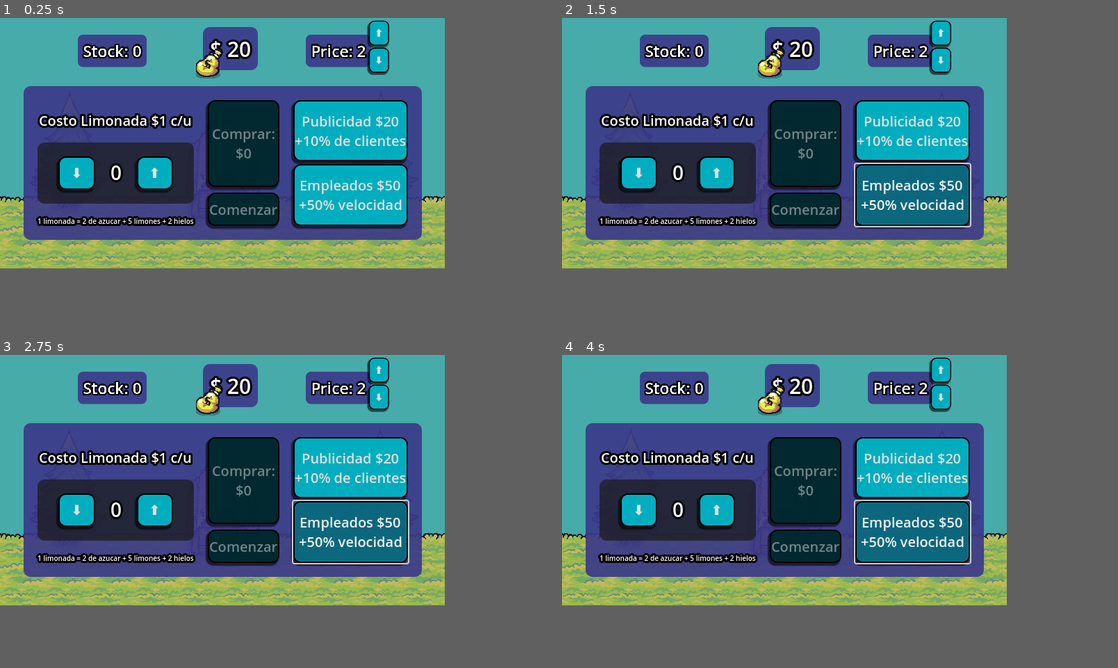
Above: before the commit, frames 1-4 (two rows, left to right).
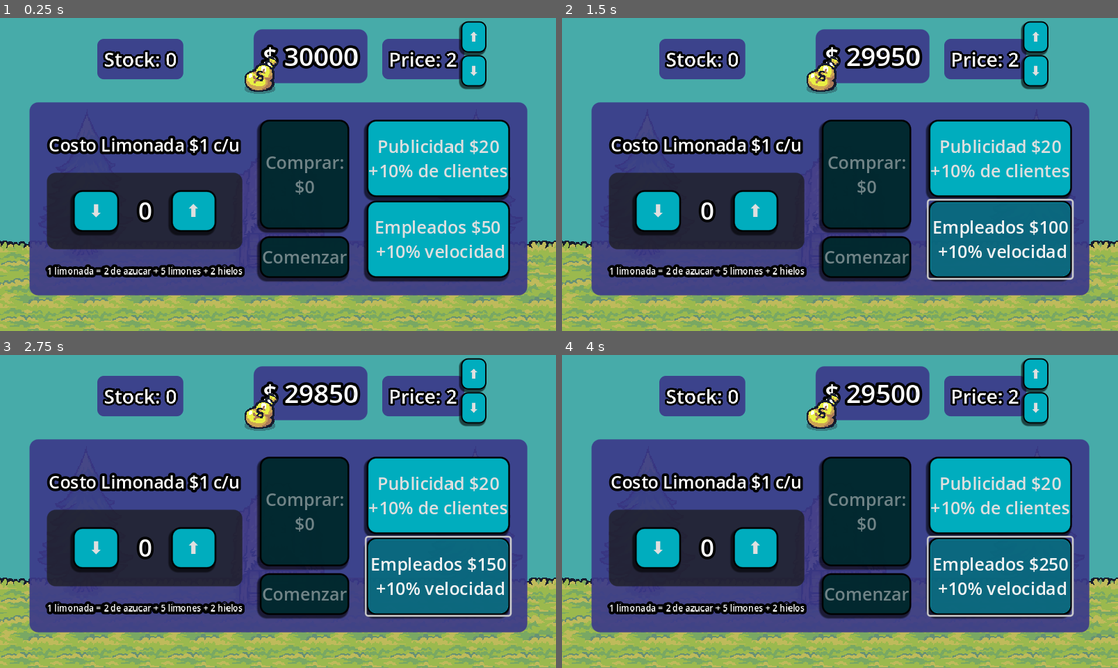
Above: after the commit, the same moments.

Repository: bluuweb/godot-4-firebase-lemonade-game
Game: Godot game, scene res://scenes/world.tscn
Same seed, same stepped clock (60 frames per second), same inputs: the game is played once before the commit and once after it.
Inputs (mouse positions are in pixels of both pictures, inside the frame that each line leads up to):
- Up to frame 1 (0.25 s): no input
- Up to frame 2 (1.5 s): click "Publicidad $20 +10% de client…" at 0.5 s; click (912, 193) at 1.25 s, where only the run before the commit has a clickable "Empleados $50 +50% velocidad"
- Up to frame 3 (2.75 s): click (350, 533) at 2 s, where only the run after the commit has a clickable "Empleados $100 +10% velocidad"
- Up to frame 4 (4 s): click (912, 533) at 2.75 s, where only the run after the commit has a clickable "Empleados $150 +10% velocidad"; click (912, 533) at 3.5 s, where only the run after the commit has a clickable "Empleados $200 +10% velocidad"
In our replay, the window is 640x360 before the commit and 800x450 after it. These sizes can differ from the game's own. Grey fills any space a smaller window leaves; there, only what the larger window draws over its background counts as a difference.

The runs differ from the first frame. In frame 1, 75% of the frame differs, in the area x 0-100%, y 0-100%; in frame 2, 76%; in frame 3, 76%; in frame 4, 76%.

Commit message:
se agregó mejora de empleados

Diff:
--- a/TODO.cfg
+++ b/TODO.cfg
@@ -1,22 +1,25 @@
 [Tareas pendientes]
 
-item0="Cuando el tiempo llegue a cero, habilitar el modal para comprar stock"
+item2="🍋 INICIAR SESION AL COMENZAR EL JUEGO"
+item3="🍋 TABLA DE POSICIONES SEGÚN PROFIT EN TIEMPO REAL"
 item1="Agregar días al UI y Global"
-item2="Inicar sesión al comenzar el juego"
-item3="Tabla de posiciones por jugador"
 item4="Hacer gameOver (dejar nombre jugador registrado)"
-item5="Acelerar el tiempo en los días"
 item6="Agregar upgrades - propinas"
 item7="Agregar animaciones al modal"
 item8="Logros Win:
 \"Vende 50 limonadas en una partida\"
 \"Gana $100 en una ronda\"
 \"Mejora tu stand al nivel máximo\""
+item9="Upgrade: vender limonada XL, Limonadas con sabores, energizantes, etc."
+item0="TODO"
 
 [Tareas en proceso]
 
-item7="Mejorar la UI"
+__none__="null"
 
 [Tareas finalizadas]
 
+item7="Mejorar la UI"
+item1="Cuando el tiempo llegue a cero, habilitar el modal para comprar stock"
 item0="Inventar Modal"
+item2="upgrade de empleados"
--- a/project.godot
+++ b/project.godot
@@ -24,7 +24,8 @@
 
 window/size/viewport_width=640
 window/size/viewport_height=360
-window/size/initial_position=Vector2i(960, 540)
+window/size/window_width_override=1280
+window/size/window_height_override=720
 window/stretch/mode="canvas_items"
 
 [editor_plugins]
--- a/scenes/cart.tscn
+++ b/scenes/cart.tscn
@@ -34,4 +34,21 @@
 position = Vector2(7.5, 60)
 shape = SubResource("RectangleShape2D_cp1eu")
 
+[node name="ProgressBar" type="ProgressBar" parent="."]
+offset_left = -96.0
+offset_top = 13.0
+offset_right = 104.0
+offset_bottom = 40.0
+value = 50.0
+show_percentage = false
+
+[node name="LabelWaitTimeLimonade" type="Label" parent="."]
+offset_left = -80.0
+offset_top = 5.0
+offset_right = 80.0
+offset_bottom = 22.0
+text = "Preparando limonada..."
+
+[node name="TimerWaitLimonade" type="Timer" parent="."]
+
 [connection signal="area_entered" from="." to="." method="_on_area_entered"]
--- a/scenes/modalBuyStock.tscn
+++ b/scenes/modalBuyStock.tscn
@@ -101,19 +101,20 @@
 [node name="VBoxContainer3" type="VBoxContainer" parent="MarginContainer/GridContainer"]
 layout_mode = 2
 
-[node name="Button" type="Button" parent="MarginContainer/GridContainer/VBoxContainer3"]
+[node name="ButtonBuyPublished" type="Button" parent="MarginContainer/GridContainer/VBoxContainer3"]
 layout_mode = 2
 size_flags_vertical = 3
 text = "Publicidad $20
 +10% de clientes"
 
-[node name="Button2" type="Button" parent="MarginContainer/GridContainer/VBoxContainer3"]
+[node name="ButtonBuyEmployee" type="Button" parent="MarginContainer/GridContainer/VBoxContainer3"]
 layout_mode = 2
 size_flags_vertical = 3
 text = "Empleados $50
-+50% velocidad"
++10% velocidad"
 
 [connection signal="pressed" from="MarginContainer/GridContainer/VBoxContainer/PanelContainerStock/GridContainer/ModalButtonDownStock" to="." method="_on_modal_button_down_stock_pressed"]
 [connection signal="pressed" from="MarginContainer/GridContainer/VBoxContainer/PanelContainerStock/GridContainer/ModalButtonUpStock" to="." method="_on_modal_button_up_stock_pressed"]
 [connection signal="pressed" from="MarginContainer/GridContainer/VBoxContainer2/ButtonBuy" to="." method="_on_button_buy_pressed"]
 [connection signal="pressed" from="MarginContainer/GridContainer/VBoxContainer2/ButtonStart" to="." method="_on_button_start_pressed"]
+[connection signal="pressed" from="MarginContainer/GridContainer/VBoxContainer3/ButtonBuyEmployee" to="." method="_on_button_buy_employee_pressed"]
--- a/scenes/person.tscn
+++ b/scenes/person.tscn
@@ -378,10 +378,8 @@
 
 [node name="AnimatedSprite2D" type="AnimatedSprite2D" parent="."]
 sprite_frames = SubResource("SpriteFrames_87yqb")
-animation = &"tnt"
+animation = &"idle_blue_knight"
 autoplay = "walk_green_gobling"
-frame = 8
-frame_progress = 1.0
 
 [node name="CollisionShape2D" type="CollisionShape2D" parent="."]
 position = Vector2(20, 20)
--- a/scenes/ui.tscn
+++ b/scenes/ui.tscn
@@ -7,6 +7,7 @@
 [ext_resource type="PackedScene" uid="uid://b8jjku5hsubfu" path="res://scenes/modalBuyStock.tscn" id="6_hsenu"]
 
 [node name="UI" type="CanvasLayer"]
+process_mode = 3
 script = ExtResource("1_8ocg0")
 cursor_image = ExtResource("2_wq7m6")
 
@@ -36,6 +37,7 @@
 grow_horizontal = 2
 
 [node name="AnimatedGold" parent="UIProfit" instance=ExtResource("4_ncbrl")]
+process_mode = 3
 position = Vector2(4, 43)
 scale = Vector2(0.9, 0.9)
 
--- a/scripts/cart.gd
+++ b/scripts/cart.gd
@@ -4,8 +4,26 @@
 # Guardar al personaje que espera (cuando no hay stock)
 var is_person_wait_stock: Person = null
 
+@onready var progress_bar: ProgressBar = $ProgressBar
+@onready var label_wait_time_limonade: Label = $LabelWaitTimeLimonade
+@onready var timer_wait_limonade: Timer = $TimerWaitLimonade
+
 func _ready() -> void:
 	Global.update_stock_signal.connect(stock_available)
+	config_inital_timer()
+	toggle_wait_time_ui(false)
+
+func config_inital_timer():
+	timer_wait_limonade.connect("timeout", on_timer_out_wait_limonade)
+	timer_wait_limonade.one_shot = true
+
+func toggle_wait_time_ui(state: bool):
+	if state:
+		progress_bar.show()
+		label_wait_time_limonade.show()
+	else:
+		progress_bar.hide()
+		label_wait_time_limonade.hide()
 
 func stock_available():
 	print("person_wait_stock: ", is_person_wait_stock)
@@ -29,6 +47,34 @@
 
 func person_wait_order(person: Person):
 	if person.money >= Global.price:
-		person.wait_and_walk("normal", 1.5)
+		person.wait_and_walk("normal", Global.time_wait_for_limonade)
 	else:
-		person.wait_and_walk("no_money", 1.5)
+		person.wait_and_walk("no_money", Global.time_wait_for_limonade)
+
+	active_progress_bar(Global.time_wait_for_limonade)
+
+func active_progress_bar(time: float):
+	# 1. reiniciar progress bar
+	progress_bar.value = 100
+
+	# 2. colocar el tiempo al timer
+	timer_wait_limonade.wait_time = time
+
+	# 3. activar el timer
+	timer_wait_limonade.start()
+
+	# 4. activar ui
+	toggle_wait_time_ui(true)
+
+# Actualizar la barra de progreso en cada frame
+func _process(delta: float) -> void:
+	if not timer_wait_limonade.is_stopped():
+		# Calcular el porcentaje de tiempo restante
+		var time_left = timer_wait_limonade.time_left
+		var total_time = timer_wait_limonade.wait_time
+		var progress = (time_left / total_time) * 100
+		progress_bar.value = progress
+
+# A los x segundos se acaba, representando el tiempo de preparación de limonadas
+func on_timer_out_wait_limonade():
+	toggle_wait_time_ui(false)
--- a/scripts/global.gd
+++ b/scripts/global.gd
@@ -1,10 +1,18 @@
 extends Node
 
 var price := 2
-var profit := 20
+var profit := 30000
 var stock := 0
-var time_game := 60
+var time_game := 30
 var bonus_time := 10
+var time_wait_for_limonade := 3.0
+
+# Upgrade games
+var employee_upgrade_percent = 0.1
+var employee_count = 1
+var employee_cost_base = 50
+var employee_cost = 50
+var employee_max_number = 57
 
 var http_request_get = HTTPRequest.new()
 var http_request_put = HTTPRequest.new()
@@ -27,6 +35,16 @@
 	http_request_put.request_completed.connect(self._http_request_put_completed)
 
 	# read_data()
+
+func employee_upgrade():
+	if employee_count >= employee_max_number:
+		return
+
+	update_profit(-employee_cost)
+	time_wait_for_limonade += -time_wait_for_limonade * employee_upgrade_percent
+	employee_count += 1
+	print("employee_count ", employee_count)
+	employee_cost = employee_count * employee_cost_base
 
 func sell_lemonade():
 	if(stock > 0):
--- a/scripts/modal_buy_stock.gd
+++ b/scripts/modal_buy_stock.gd
@@ -7,6 +7,7 @@
 @onready var modal_label_pre_stock: Label = %ModalLabelPreStock
 @onready var modal_button_down_stock: Button = %ModalButtonDownStock
 @onready var button_start: Button = %ButtonStart
+@onready var button_buy_employee: Button = $MarginContainer/GridContainer/VBoxContainer3/ButtonBuyEmployee
 
 # const UI = preload("res://scenes/ui.tscn")
 @onready var ui: CanvasLayer = $".."
@@ -24,8 +25,9 @@
 	button_buy.disabled = true
 	button_update_text()
 	label_stock_modal.text = str("Costo Limonada $", price_limonade_unit , " c/u")
+	button_start.disabled = true
+	update_button_buy_employee()
 
-	button_start.disabled = true
 func update_pre_stock(value: int):
 	pre_stock += value
 
@@ -58,6 +60,8 @@
 	update_pre_stock(-pre_stock)
 	button_buy.disabled = true
 
+	update_button_buy_employee()
+
 	if Global.stock > 0:
 		button_start.disabled = false
 
@@ -65,3 +69,27 @@
 func _on_button_start_pressed() -> void:
 	game_start.emit()
 	self.hide()
+
+# Aquí se compra un empleado y se reduce en un 10% la venta de limonada
+func _on_button_buy_employee_pressed() -> void:
+	if Global.profit >= Global.employee_cost:
+		if Global.employee_count >= Global.employee_max_number:
+			update_button_buy_employee()
+			return
+		Global.employee_upgrade()
+		update_button_buy_employee()
+		$"..".ui_profit.update_text("$ " + str(Global.profit))
+	else:
+		print("Profit insuficiente")
+
+func update_button_buy_employee():
+	if Global.employee_count >= Global.employee_max_number:
+		button_buy_employee.disabled = true
+		button_buy_employee.text = str("Empleados \n Full Upgrade")
+		return
+
+	button_buy_employee.text = str("Empleados $" , Global.employee_cost, "\n +10% velocidad")
+	if Global.profit >= Global.employee_cost:
+		button_buy_employee.disabled = false
+	else:
+		button_buy_employee.disabled = true
--- a/scripts/world.gd
+++ b/scripts/world.gd
@@ -20,7 +20,8 @@
 	pass
 
 func game_start():
-	print("Comenzó el juego")
+	get_tree().paused = false
+	$TimeLevel/LevelTimeOut.text = str(Global.time_game)
 	label_level_time_out.show()
 	timer_level.start()
 	generate_person()
@@ -33,7 +34,8 @@
 	return get_tree().get_nodes_in_group("people")
 
 func generate_person():
-	var random_time = randf_range(1, 3)
+	# Cuanto se demora en salir una nueva persona
+	var time_out_new_person = randf_range(1, 3)
 
 	#pathSelected = paths_array[randi_range(0, paths_array.size() - 1)]
 
@@ -41,7 +43,7 @@
 	#path1 = !path1
 
 	pathSelected = paths_array[0]
-	await get_tree().create_timer(random_time).timeout
+	await get_tree().create_timer(time_out_new_person).timeout
 	if people_active().size() < max_peoples:
 		# Crear una nueva persona
 		var person = PERSON.instantiate()
@@ -62,5 +64,11 @@
 
 # Temporizador del nivel
 func _on_timer_level_timeout() -> void:
+	if Global.time_game <= 0:
+		Global.time_game = 30
+		$UI/ModalBuyStock.show()
+		get_tree().paused = true
+		return
+
 	Global.time_game -= 1
 	label_level_time_out.text = str(Global.time_game)
